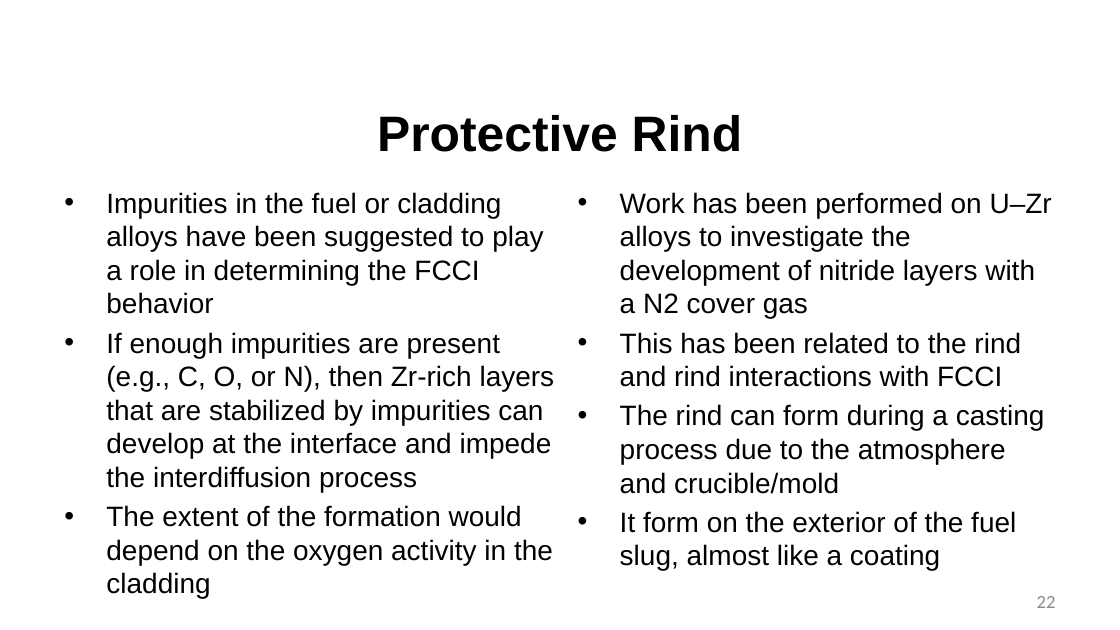
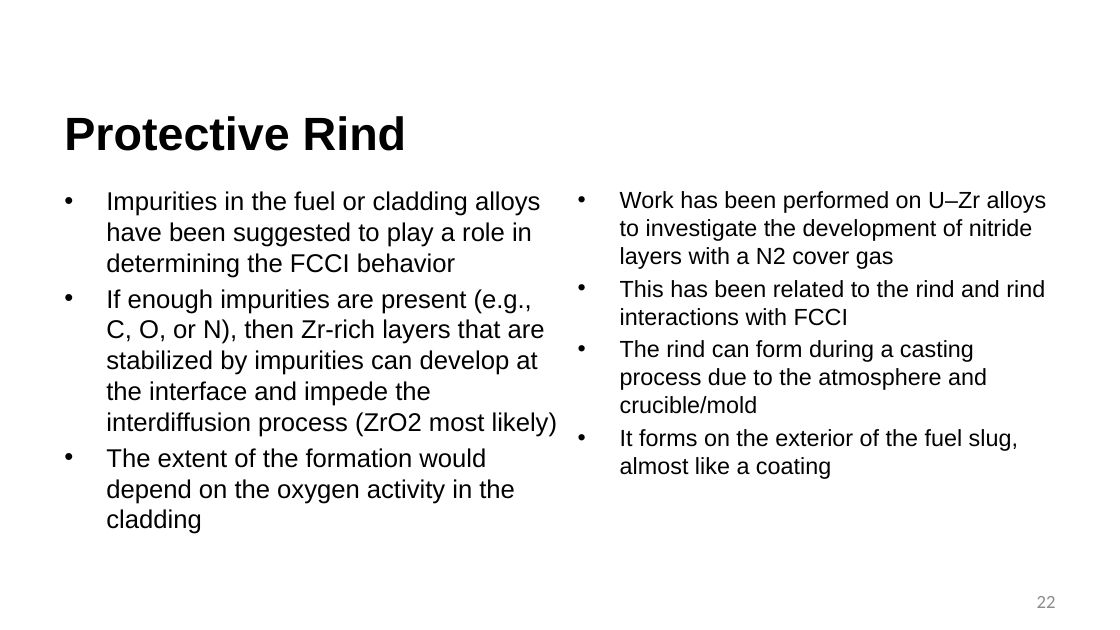
Before and after one commit to benbeeler/TEACHING, a slide deck: slide 22 of Advanced Reactor Materials/Fall2025/Lec10_SFRs.pptx. Drawn at 1120x630 pixels with LibreOffice and Linux fonts; fonts in the diff are those of the drawing; background and template pictures are left out. Boxes give left, top, right and bottom in pixels: in the first picture for what was removed or moved away, otherwise in the second. Text is boxed around its words. In the diff, an @@ line names an element or a change of style, - is before the commit and + after.

```diff
--- a/Advanced Reactor Materials/Fall2025/Lec10_SFRs.pptx
+++ b/Advanced Reactor Materials/Fall2025/Lec10_SFRs.pptx
@@ title "Protective Rind" at (64, 116, 406, 151): size 42.7 to 40 pt; alignment centre to left @@
@@ text at (106, 191, 541, 534): size 24 to 22 pt in "Impurities in the fuel or cladding alloys ...", "The extent of the formation would depend ..." @@
@@ text at (620, 191, 1047, 414): size 24 to 20 pt in "Work has been performed on U–Zr alloys ...", "This has been related to the rind ...", "The rind can form during a casting ..." @@
@@ text at (106, 289, 558, 437): text changed; size 24 to 22 pt @@
-• If enough impurities are present (e.g., C, O, or N), then Zr-rich layers that are stabilized by impurities can develop at the interface and impede the interdiffusion process
+• If enough impurities are present (e.g., C, O, or N), then Zr-rich layers that are stabilized by impurities can develop at the interface and impede the interdiffusion process (ZrO2 most likely)
@@ text at (620, 429, 1018, 479): text changed; size 24 to 20 pt @@
-• It form on the exterior of the fuel slug, almost like a coating
+• It forms on the exterior of the fuel slug, almost like a coating
```
Also in this commit, not shown: 31 other slides changed, 24 slides removed, 7 other files.
